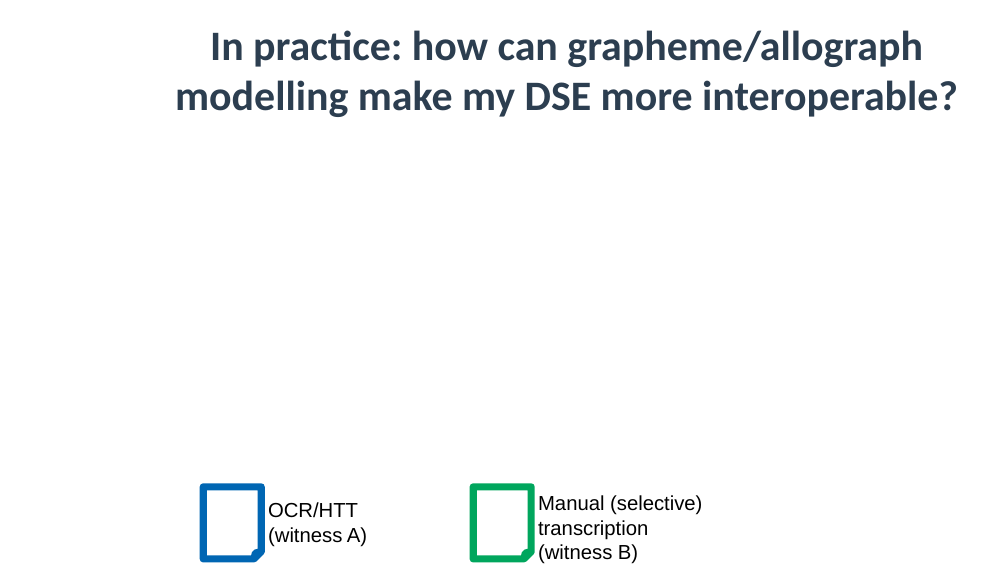
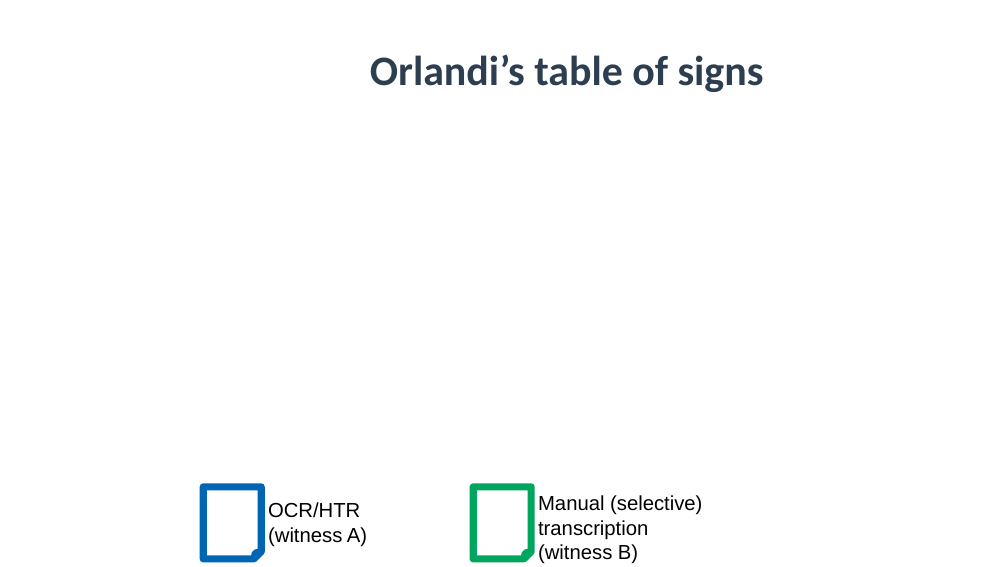
Before and after one commit to SunoikisisDC/SunoikisisDC-2021-2022, a slide deck: slide 27 of Summer/Session3_Monella.odp (slide 55 before the commit). Drawn at 1008x567 pixels with LibreOffice and Linux fonts; fonts in the diff are those of the drawing; background and template pictures are left out. Boxes give left, top, right and bottom in pixels: in the first picture for what was removed or moved away, otherwise in the second. Text is boxed around its words. In the diff, an @@ line names an element or a change of style, - is before the commit and + after.

```diff
--- a/Summer/Session3_Monella.odp
+++ b/Summer/Session3_Monella.odp
@@ title at bbox=[370, 54, 764, 92]: text changed @@
-In practice: how can grapheme/allograph modelling make my DSE more interoperable?
+Orlandi’s table of signs
@@ text at bbox=[268, 502, 367, 547]: text changed @@
-OCR/HTT
-(witness A)
+OCR/HTR
+(witness A)
```
Also in this commit, not shown: 29 other slides changed, 10 slides added, 12 slides removed, 1 other file.
